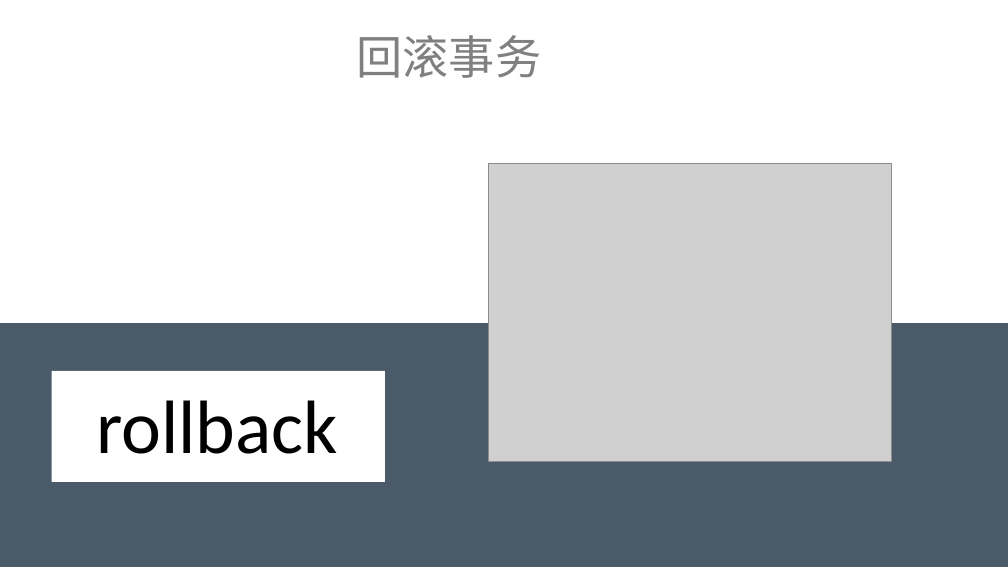
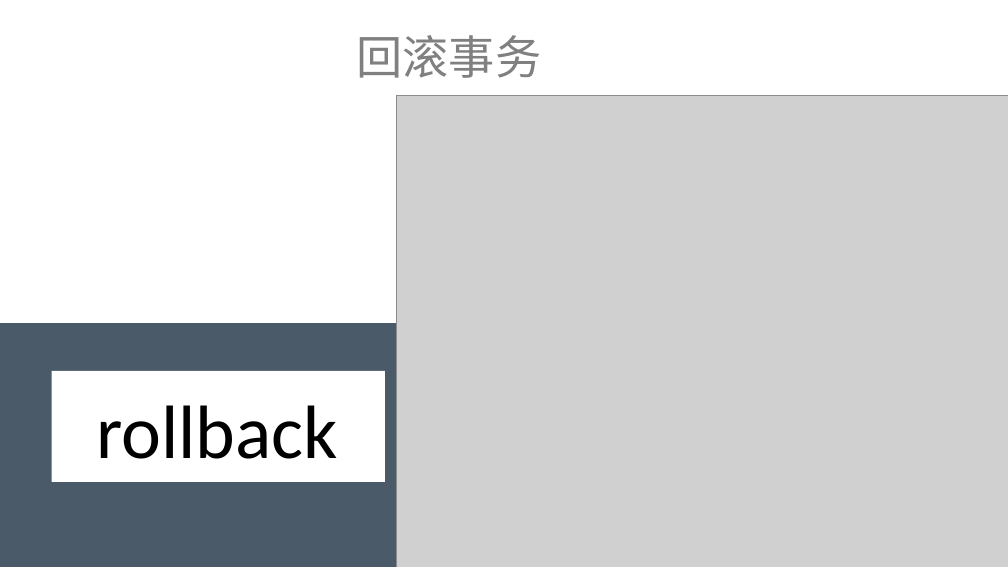
Before and after one commit to yangzhengx/dev01, a slide deck: slide 6 of 演讲.pptx. Drawn at 1008x567 pixels with LibreOffice and Linux fonts; fonts in the diff are those of the drawing; grey boxes stand for pictures; background and template pictures are left out. Boxes give left, top, right and bottom in pixels: in the first picture for what was removed or moved away, otherwise in the second. Text is boxed around its words. In the diff, an @@ line names an element or a change of style, - is before the commit and + after.

```diff
--- a/演讲.pptx
+++ b/演讲.pptx
@@ picture: place and size @@
-picture at (488,163,892,461)
+picture at (397,96,1008,567)
@@ text "rollback": place and size @@
-text "rollback" at (96,400,338,454)
+text "rollback" at (96,405,338,459)
```
Also in this commit, not shown: 12 other slides changed, 1 slide added.
